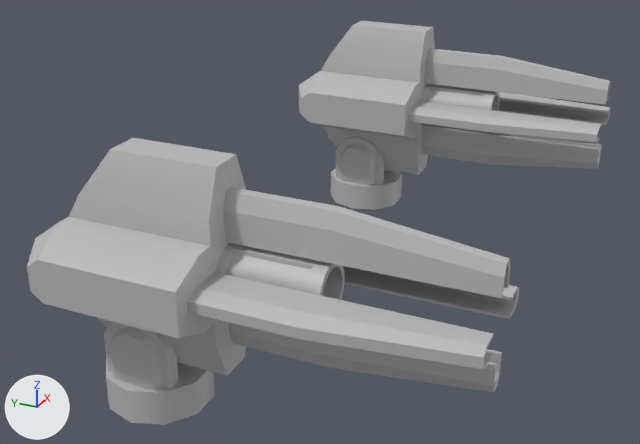
Renders of the FBX model New Unity Project/Assets/Resources/Models/Weapons/Gauss Cannon/GaussCannon.fbx from each side of a commit.
Both versions are drawn from a 50 mm camera at (-0.681, -0.237, 1.928) aimed at (-0.029, 0.057, 1.602). Every picture has the same lights, and +X, +Y and +Z are marked at lower left. Where no turn or scale is listed for an object, it has been applied to the vertices.

Objects in the first picture: 'GaussCannon_Left', 'GaussCannon_Right'.
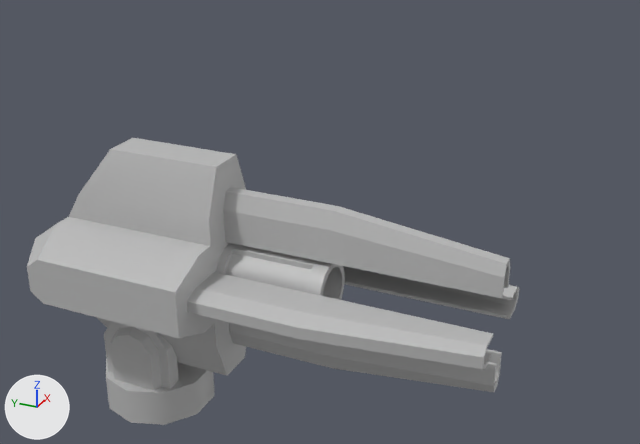
Location of each change, [x1, y1, x2, y2] in pixels of the pictures (640 x 444 px):
```json
{"object": "GaussCannon_Left", "change": "deleted", "before": [299, 21, 610, 210]}
```

The change, as JSON lines over the scene's bpy script:
```json
{"op": "remove", "block": "ob_gausscannon_left", "code": ["ob_gausscannon_left = bpy.data.objects.new('GaussCannon_Left', me_mesh)", "ob_gausscannon_left.location = (0.2132, 0.1067, 1.5299)"]}
```
